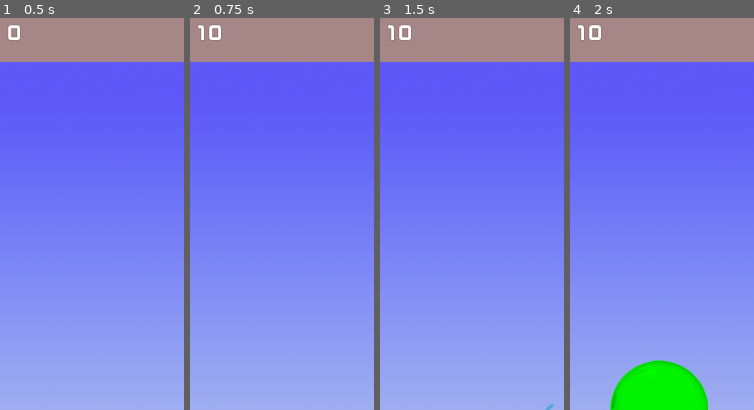
Above: before the commit, frames 1-4 (left to right).
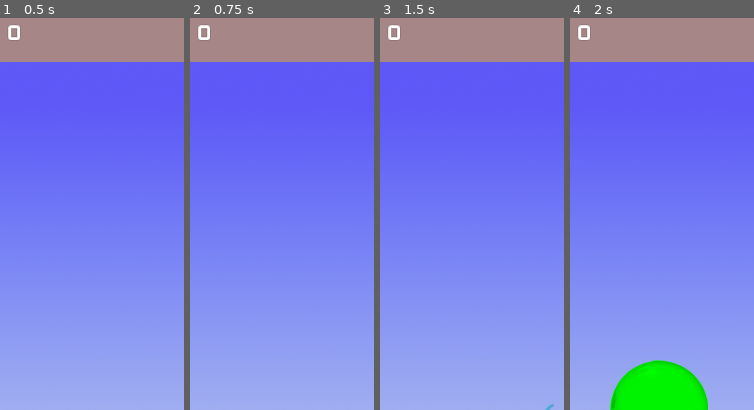
Above: after the commit, the same moments.

Repository: GGJ2024Team/GGJ2025Bubble
Game: Godot game, scene res://Game.tscn
The game is run twice, just before and just after one commit, with the same random seed, the same clock (stepped at 60 frames per second) and the same inputs.
Inputs:
- Up to frame 1 (0.5 s): no input
- Up to frame 2 (0.75 s): hold D (move_right) from 0.53 s (still down); tap Q (gen_bubble) at 0.6 s
- Up to frame 3 (1.5 s): release D (move_right) at 1.28 s; hold A (move_left) from 1.28 s (still down); tap Q (gen_bubble) at 1.35 s
- Up to frame 4 (2 s): keep holding A (move_left)
The pictures show only the part of the screen within x 38-88%, y 0-50%; the shares and areas given below are measured in that part.

Frame 1 is identical in both runs. In frame 2, 0.3% of the frame differs, in the area x 4-17%, y 1-6%; in frame 3, 0.3%; in frame 4, 0.3%.

Commit message:
[feature] main menu 功能实现

Diff:
--- a/Bubble.gd
+++ b/Bubble.gd
@@ -28,7 +28,7 @@
     if color == "":
         color = get_random_color()
     sprite.modulate = color_map[color]
-    var game = get_tree().get_root().get_node("Game")
+    var game = get_tree().get_root().get_node("GameControl/Game")
     connect("bubble_gen", game, "update_score")
     connect("bubble_die", game, "update_score")
     emit_signal("bubble_gen", score)
--- a/Game.gd
+++ b/Game.gd
@@ -6,8 +6,8 @@
 onready var http_request = $HTTPRequest
 
 func _ready():
-    print('connect bubblegen')
-    connect("bubble_gen", self, "update_score")
+    pass
+
 
 func update_score(score_chg):
     score += score_chg
--- a/MainMenu.tscn
+++ b/MainMenu.tscn
@@ -1,6 +1,7 @@
-[gd_scene load_steps=5 format=2]
+[gd_scene load_steps=6 format=2]
 
 [ext_resource path="res://assets/bg2.png" type="Texture" id=1]
+[ext_resource path="res://assets/HOW TO PLAY PL_.png" type="Texture" id=2]
 [ext_resource path="res://assets/UI/blue_button03.png" type="Texture" id=3]
 [ext_resource path="res://assets/UI/blue_button05.png" type="Texture" id=4]
 [ext_resource path="res://assets/Fonts/kfn_30_o1.tres" type="DynamicFont" id=5]
@@ -10,28 +11,34 @@
 anchor_bottom = 1.0
 
 [node name="Background" type="TextureRect" parent="."]
-margin_right = 750.0
-margin_bottom = 1640.0
+anchor_right = 1.0
+anchor_bottom = 1.0
 rect_min_size = Vector2( 750, 1640 )
 texture = ExtResource( 1 )
+expand = true
 
 [node name="MarginContainer" type="MarginContainer" parent="."]
-anchor_left = 0.5
-anchor_top = 0.5
-anchor_right = 0.5
-anchor_bottom = 0.5
-margin_left = -300.0
-margin_top = -500.0
-margin_right = 300.0
-margin_bottom = 500.0
+anchor_right = 1.0
+anchor_bottom = 1.0
+size_flags_horizontal = 4
+custom_constants/margin_right = 50
+custom_constants/margin_top = 50
+custom_constants/margin_left = 50
+custom_constants/margin_bottom = 50
 
 [node name="VBoxContainer" type="VBoxContainer" parent="MarginContainer"]
-margin_right = 600.0
-margin_bottom = 1000.0
+margin_left = 137.0
+margin_top = 50.0
+margin_right = 613.0
+margin_bottom = 1094.0
+rect_min_size = Vector2( 0, 200 )
+size_flags_horizontal = 4
+size_flags_vertical = 0
+custom_constants/separation = 50
 
 [node name="Newgame" type="TextureButton" parent="MarginContainer/VBoxContainer"]
-margin_left = 100.0
-margin_right = 500.0
+margin_left = 38.0
+margin_right = 438.0
 margin_bottom = 100.0
 rect_min_size = Vector2( 400, 100 )
 rect_pivot_offset = Vector2( -2519, -1181 )
@@ -42,16 +49,37 @@
 expand = true
 
 [node name="Label" type="Label" parent="MarginContainer/VBoxContainer/Newgame"]
-anchor_left = 0.457
-anchor_top = 0.453
-anchor_right = 0.457
-anchor_bottom = 0.453
-margin_left = -111.8
-margin_top = -24.3
-margin_right = 160.2
-margin_bottom = 32.7
+anchor_right = 1.0
+anchor_bottom = 1.0
 size_flags_horizontal = 4
 custom_fonts/font = ExtResource( 5 )
 text = "New Game"
 align = 1
 valign = 1
+
+[node name="Quit" type="TextureButton" parent="MarginContainer/VBoxContainer"]
+margin_left = 38.0
+margin_top = 150.0
+margin_right = 438.0
+margin_bottom = 250.0
+rect_min_size = Vector2( 400, 100 )
+rect_pivot_offset = Vector2( -2519, -1181 )
+size_flags_horizontal = 4
+size_flags_vertical = 5
+texture_normal = ExtResource( 3 )
+texture_pressed = ExtResource( 4 )
+expand = true
+
+[node name="Label" type="Label" parent="MarginContainer/VBoxContainer/Quit"]
+anchor_right = 1.0
+anchor_bottom = 1.0
+custom_fonts/font = ExtResource( 5 )
+text = "Quit"
+align = 1
+valign = 1
+
+[node name="HowToPlay" type="TextureRect" parent="MarginContainer/VBoxContainer"]
+margin_top = 300.0
+margin_right = 476.0
+margin_bottom = 1044.0
+texture = ExtResource( 2 )
--- a/assets/Fonts/kfn_30_o1.tres
+++ b/assets/Fonts/kfn_30_o1.tres
@@ -3,7 +3,7 @@
 [ext_resource path="res://Assets/Fonts/Kenney Future Narrow.ttf" type="DynamicFontData" id=1]
 
 [resource]
-size = 39
+size = 50
 outline_size = 1
 outline_color = Color( 0, 0, 0, 0.235294 )
 use_filter = true
